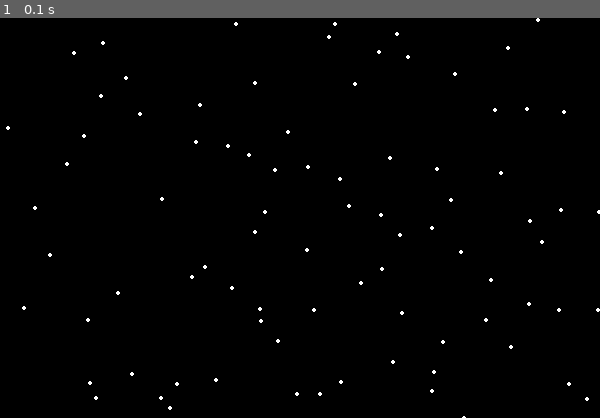
Above: before the commit, frame 1.
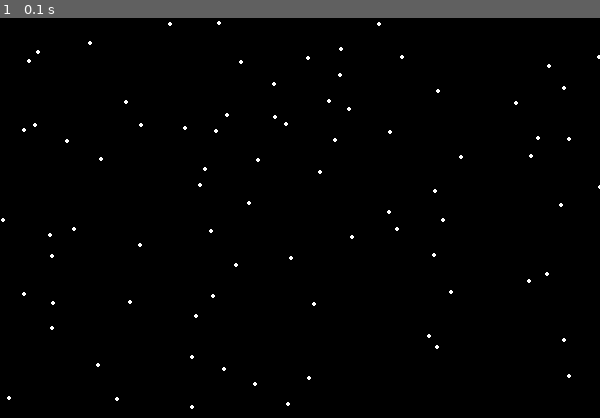
Above: after the commit, the same moment.

Repository: hitbox/scratch
Game: pygame game, started from pygame/poisson_grid.py
Same seed, same stepped clock (60 frames per second), same inputs: the game is played once before the commit and once after it.
Inputs:
- Up to frame 1 (0.1 s): no input

The runs differ from the first frame. In frame 1, 0.8% of the frame differs, in the area x 0-100%, y 0-100%.

Commit message:
pygame/poisson_grid.py
- cleaned up
- how is this *NOT* just random points?

Diff:
--- a/pygame/poisson_grid.py
+++ b/pygame/poisson_grid.py
@@ -1,39 +1,59 @@
+import argparse
+import contextlib
 import math
+import os
 import random
-import pygame
+
+with contextlib.redirect_stdout(open(os.devnull, 'w')):
+    import pygame
 
 def generate_poisson_points(lambda_parameter, width, height):
     # Function to generate points on a grid using Poisson distribution
     cell_size = 1.0 / lambda_parameter
     grid_width = math.ceil(width / cell_size)
     grid_height = math.ceil(height / cell_size)
-    grid = [[False] * grid_width for _ in range(grid_height)]
-    for i in range(100 * math.ceil(lambda_parameter)):
+    grid = set()
+    for _ in range(100 * math.ceil(lambda_parameter)):
         # Generate more points than expected
-        x, y = random.random() * width, random.random() * height
+        x = random.random() * width
+        y = random.random() * height
         # Use floor division to convert to integer
-        grid_x, grid_y = int(x // cell_size), int(y // cell_size)
-        if not grid[grid_y][grid_x]:
+        grid_x = int(x // cell_size)
+        grid_y = int(y // cell_size)
+        if (grid_x, grid_y) not in grid:
+            grid.add((grid_x, grid_y))
             yield (x, y)
-            grid[grid_y][grid_x] = True
 
-WIDTH, HEIGHT = 600, 400
-FPS = 60
+def run():
+    WIDTH = 600
+    HEIGHT = 400
+    FPS = 60
 
-screen = pygame.display.set_mode((WIDTH, HEIGHT))
-clock = pygame.time.Clock()
+    screen = pygame.display.set_mode((WIDTH, HEIGHT))
+    clock = pygame.time.Clock()
 
-# Adjust this value for point density
-lambda_parameter = 0.03
-points = list(generate_poisson_points(lambda_parameter, WIDTH, HEIGHT))
+    # Adjust this value for point density
+    lambda_parameter = 0.03
+    points = list(generate_poisson_points(lambda_parameter, WIDTH, HEIGHT))
 
-running = True
-while running:
-    screen.fill('black')
-    for event in pygame.event.get():
-        if event.type == pygame.QUIT:
-            running = False
-    for point in points:
-        pygame.draw.circle(screen, 'white', (round(point[0]), round(point[1])), 2)
-    pygame.display.flip()
-    clock.tick(FPS)
+    running = True
+    while running:
+        screen.fill('black')
+        for event in pygame.event.get():
+            if event.type == pygame.QUIT:
+                running = False
+            elif event.type == pygame.KEYDOWN:
+                pygame.event.post(pygame.event.Event(pygame.QUIT))
+        for point in points:
+            center = tuple(map(round, point))
+            pygame.draw.circle(screen, 'white', center, 2)
+        pygame.display.flip()
+        clock.tick(FPS)
+
+def main(argv=None):
+    parser = argparse.ArgumentParser()
+    args = parser.parse_args(argv)
+    run()
+
+if __name__ == '__main__':
+    main()
